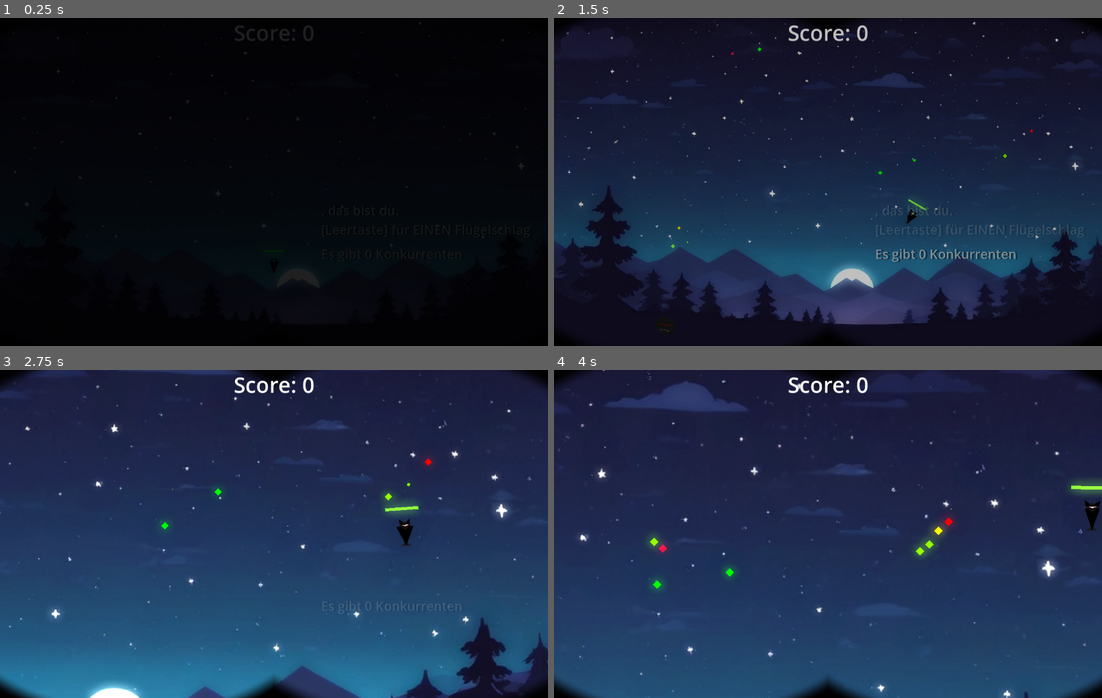
Above: before the commit, frames 1-4 (two rows, left to right).
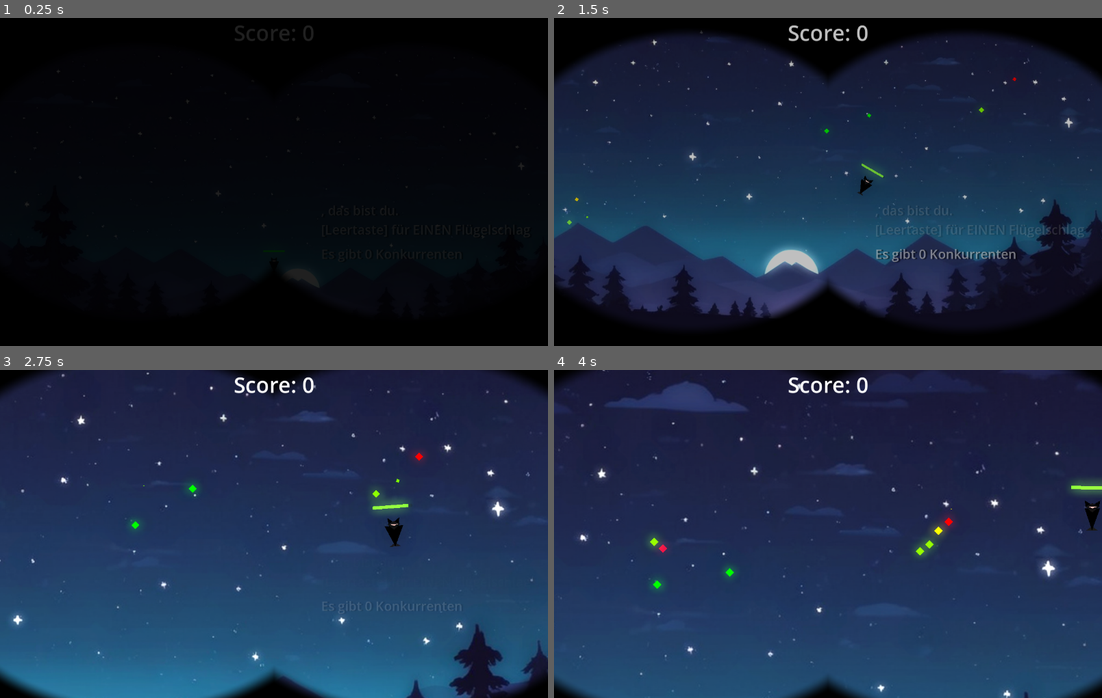
Above: after the commit, the same moments.

Repository: straightOn/FarthestBat
Game: Godot game, scene res://scenes/game.tscn
The game is run twice, just before and just after one commit, with the same random seed, the same clock (stepped at 60 frames per second) and the same inputs. This scene is started directly instead of the project's main scene. Sound files missing from this copy of the repository are replaced by a short silence.
Inputs:
- Up to frame 1 (0.25 s): no input
- Up to frame 2 (1.5 s): tap Enter (ui_accept) at 0.5, 0.77, 1.07 s; hold Right (ui_right) from 0.53 s (still down)
- Up to frame 3 (2.75 s): tap Enter (ui_accept) at 1.52, 1.82 s; release Right (ui_right) at 2.03 s; hold Left (ui_left) from 2.03 s (still down)
- Up to frame 4 (4 s): release Left (ui_left) at 2.78 s; hold Right (ui_right) from 2.78 s (still down); tap Enter (ui_accept) at 3.02, 3.32, 3.77 s

The runs differ from the first frame. In frame 1, less than 0.1% of the frame differs, in the area x 10-92%, y 1-83%; in frame 2, 27%, in the area x 0-100%, y 0-100%; in frame 3, 6.8%; in frame 4, nothing differs.

Commit message:
final tweaks

Diff:
--- a/character/bat.tscn
+++ b/character/bat.tscn
@@ -1,8 +1,8 @@
 [gd_scene load_steps=18 format=3 uid="uid://ckks5sxlrrs0p"]
 
 [ext_resource type="Script" path="res://character/bat.gd" id="1_ci34c"]
-[ext_resource type="AudioStream" uid="uid://beumdfb410dgg" path="res://assets/flap.mp3" id="2_u3q8y"]
-[ext_resource type="AudioStream" uid="uid://70i6fv1cp8ci" path="res://assets/collect.mp3" id="3_a2lcu"]
+[ext_resource type="AudioStream" uid="uid://beumdfb410dgg" path="res://assets/audio/flap.mp3" id="2_u3q8y"]
+[ext_resource type="AudioStream" uid="uid://70i6fv1cp8ci" path="res://assets/audio/collect.mp3" id="3_a2lcu"]
 
 [sub_resource type="ParticleProcessMaterial" id="ParticleProcessMaterial_dkodp"]
 spread = 150.0
--- a/character/ground_predator.tscn
+++ b/character/ground_predator.tscn
@@ -1,8 +1,8 @@
 [gd_scene load_steps=13 format=3 uid="uid://bg5uxie7ahylk"]
 
 [ext_resource type="Script" path="res://character/ground_predator.gd" id="1_g4ws5"]
-[ext_resource type="AudioStream" uid="uid://y71p5dhqpvvc" path="res://assets/snarl.mp3" id="2_ecqns"]
-[ext_resource type="AudioStream" uid="uid://bpdghl5v3dp5" path="res://assets/catched2.mp3" id="3_gm81a"]
+[ext_resource type="AudioStream" uid="uid://y71p5dhqpvvc" path="res://assets/audio/snarl.mp3" id="2_ecqns"]
+[ext_resource type="AudioStream" uid="uid://bpdghl5v3dp5" path="res://assets/audio/catched2.mp3" id="3_gm81a"]
 
 [sub_resource type="Curve" id="Curve_8cjsc"]
 _data = [Vector2(0, 0), 0.0, 0.0, 0, 0, Vector2(1, 1), 0.0, 0.0, 0, 0]
--- a/character/player.tscn
+++ b/character/player.tscn
@@ -29,7 +29,7 @@
 tracks/0/interp = 1
 tracks/0/loop_wrap = true
 tracks/0/keys = {
-"times": PackedFloat32Array(2, 3),
+"times": PackedFloat32Array(1, 3),
 "transitions": PackedFloat32Array(1, 1),
 "update": 0,
 "values": [Vector2(1, 1), Vector2(2, 2)]
--- a/helper/background_audio.tscn
+++ b/helper/background_audio.tscn
@@ -1,6 +1,6 @@
 [gd_scene load_steps=3 format=3 uid="uid://c7jgr71o1vk6k"]
 
-[ext_resource type="AudioStream" uid="uid://cvn14hv5u1snh" path="res://assets/background.mp3" id="1_41vr0"]
+[ext_resource type="AudioStream" uid="uid://cvn14hv5u1snh" path="res://assets/audio/background.mp3" id="1_41vr0"]
 [ext_resource type="Script" path="res://helper/background_audio.gd" id="2_focsw"]
 
 [node name="BackgroundAudio" type="AudioStreamPlayer"]
--- a/helper/scene_switcher.gd
+++ b/helper/scene_switcher.gd
@@ -4,11 +4,6 @@
 @export var use_sprite = false
 @onready var background = %Background
 @onready var sprite_2d = %Sprite2D
-
-func _process(delta):
-	if visible:
-		pass
-	pass
 
 func _ready() -> void:
 	if use_sprite:
--- a/helper/scene_switcher.tscn
+++ b/helper/scene_switcher.tscn
@@ -1,7 +1,7 @@
 [gd_scene load_steps=3 format=3 uid="uid://dxxeuitbw2hjh"]
 
 [ext_resource type="Script" path="res://helper/scene_switcher.gd" id="1_qc5lv"]
-[ext_resource type="Texture2D" uid="uid://ip6x04vaj5ue" path="res://assets/background.png" id="2_7tc54"]
+[ext_resource type="Texture2D" uid="uid://ip6x04vaj5ue" path="res://assets/art/background.png" id="2_7tc54"]
 
 [node name="SceneSwitcher" type="CanvasLayer"]
 script = ExtResource("1_qc5lv")
--- a/project.godot
+++ b/project.godot
@@ -13,8 +13,8 @@
 config/name="FarthestBat"
 run/main_scene="res://scenes/start.tscn"
 config/features=PackedStringArray("4.2", "GL Compatibility")
-boot_splash/image="res://assets/background.png"
-config/icon="res://assets/icon.png"
+boot_splash/image="res://assets/art/background.png"
+config/icon="res://assets/art/icon.png"
 
 [autoload]
 
--- a/scenes/game.gd
+++ b/scenes/game.gd
@@ -16,6 +16,7 @@
 @onready var info_box = %Info
 @onready var cheat = %Cheat
 @onready var general = %General
+@onready var spy_glass_overlay = %SpyGlassOverlay
 
 
 var score = 0
@@ -35,6 +36,7 @@
 		player.enable_endless_stamina()
 	player.player_scored.connect(on_player_scored)
 	player.zoom()
+	spy_glass_overlay.zoom()
 
 func on_player_scored(amount: int):
 	ui.update_score(amount)
--- a/scenes/game_over.tscn
+++ b/scenes/game_over.tscn
@@ -4,7 +4,7 @@
 [ext_resource type="Script" path="res://scenes/game_over.gd" id="1_fwl5q"]
 [ext_resource type="PackedScene" uid="uid://dpfykxenl6jar" path="res://world/fire_fly_container.tscn" id="2_rdxsa"]
 [ext_resource type="PackedScene" uid="uid://dxxeuitbw2hjh" path="res://helper/scene_switcher.tscn" id="3_03j37"]
-[ext_resource type="AudioStream" uid="uid://ci85yy7o1bjyd" path="res://assets/cheer.mp3" id="5_o156l"]
+[ext_resource type="AudioStream" uid="uid://ci85yy7o1bjyd" path="res://assets/audio/cheer.mp3" id="5_o156l"]
 
 [sub_resource type="LabelSettings" id="LabelSettings_k18jl"]
 font_size = 80
--- a/scenes/start.gd
+++ b/scenes/start.gd
@@ -1,6 +1,5 @@
 extends Node2D
 
-@onready var spy_glass = preload("res://assets/spyglass.png")
 @onready var ai_bat_scene = preload("res://character/ai_bat.tscn")
 @onready var player_name: LineEdit = %PlayerName
 @onready var scene_switcher: SceneSwitcher = %SceneSwitcher
--- a/world/firefly_spawner.tscn
+++ b/world/firefly_spawner.tscn
@@ -1,7 +1,7 @@
 [gd_scene load_steps=4 format=3 uid="uid://bhkbqk1g6n4fc"]
 
 [ext_resource type="Script" path="res://world/firefly_spawner.gd" id="1_q5nxt"]
-[ext_resource type="AudioStream" uid="uid://dunwo7brm2ta1" path="res://assets/zing.mp3" id="2_h8bl6"]
+[ext_resource type="AudioStream" uid="uid://dunwo7brm2ta1" path="res://assets/audio/zing.mp3" id="2_h8bl6"]
 
 [sub_resource type="RectangleShape2D" id="RectangleShape2D_s5if7"]
 size = Vector2(100, 100)
--- /dev/null
+++ b/world/spy_glass_overlay.gd
@@ -0,0 +1,6 @@
+extends CanvasLayer
+
+@onready var spyglass_animation = %SpyglassAnimation
+
+func zoom():
+	spyglass_animation.play("zoom")
--- a/world/spy_glass_overlay.tscn
+++ b/world/spy_glass_overlay.tscn
@@ -1,13 +1,14 @@
-[gd_scene load_steps=4 format=3 uid="uid://bon7cove46jc4"]
+[gd_scene load_steps=8 format=3 uid="uid://bon7cove46jc4"]
 
 [ext_resource type="Shader" path="res://shader/spy_glass_overlay.gdshader" id="1_i3n77"]
+[ext_resource type="Script" path="res://world/spy_glass_overlay.gd" id="1_ihoms"]
 
 [sub_resource type="ShaderMaterial" id="ShaderMaterial_730n4"]
 shader = ExtResource("1_i3n77")
 shader_parameter/player_position = Vector2(0.5, 0.5)
 shader_parameter/color = Color(0, 0, 0, 1)
 shader_parameter/MULTIPLIER = 1.5
-shader_parameter/SCALE = 4.0
+shader_parameter/SCALE = 3.0
 shader_parameter/SOFTNESS = 0.22
 
 [sub_resource type="ShaderMaterial" id="ShaderMaterial_7us5y"]
@@ -15,10 +16,72 @@
 shader_parameter/player_position = Vector2(0.5, 0.5)
 shader_parameter/color = Color(0, 0, 0, 1)
 shader_parameter/MULTIPLIER = 1.5
-shader_parameter/SCALE = 4.0
+shader_parameter/SCALE = 3.0
 shader_parameter/SOFTNESS = 0.22
 
+[sub_resource type="Animation" id="Animation_lrvja"]
+resource_name = "zoom"
+length = 3.0
+tracks/0/type = "value"
+tracks/0/imported = false
+tracks/0/enabled = true
+tracks/0/path = NodePath("Left:material:shader_parameter/SCALE")
+tracks/0/interp = 1
+tracks/0/loop_wrap = true
+tracks/0/keys = {
+"times": PackedFloat32Array(1, 3),
+"transitions": PackedFloat32Array(1, 1),
+"update": 0,
+"values": [3.0, 4.0]
+}
+tracks/1/type = "value"
+tracks/1/imported = false
+tracks/1/enabled = true
+tracks/1/path = NodePath("Right:material:shader_parameter/SCALE")
+tracks/1/interp = 1
+tracks/1/loop_wrap = true
+tracks/1/keys = {
+"times": PackedFloat32Array(1, 3),
+"transitions": PackedFloat32Array(1, 1),
+"update": 0,
+"values": [3.0, 4.0]
+}
+
+[sub_resource type="Animation" id="Animation_ebhfn"]
+length = 0.001
+tracks/0/type = "value"
+tracks/0/imported = false
+tracks/0/enabled = true
+tracks/0/path = NodePath("Left:material:shader_parameter/SCALE")
+tracks/0/interp = 1
+tracks/0/loop_wrap = true
+tracks/0/keys = {
+"times": PackedFloat32Array(0),
+"transitions": PackedFloat32Array(1),
+"update": 0,
+"values": [3.0]
+}
+tracks/1/type = "value"
+tracks/1/imported = false
+tracks/1/enabled = true
+tracks/1/path = NodePath("Right:material:shader_parameter/SCALE")
+tracks/1/interp = 1
+tracks/1/loop_wrap = true
+tracks/1/keys = {
+"times": PackedFloat32Array(0),
+"transitions": PackedFloat32Array(1),
+"update": 0,
+"values": [3.0]
+}
+
+[sub_resource type="AnimationLibrary" id="AnimationLibrary_351hq"]
+_data = {
+"RESET": SubResource("Animation_ebhfn"),
+"zoom": SubResource("Animation_lrvja")
+}
+
 [node name="SpyGlassOverlay" type="CanvasLayer"]
+script = ExtResource("1_ihoms")
 
 [node name="Left" type="ColorRect" parent="."]
 material = SubResource("ShaderMaterial_730n4")
@@ -37,3 +100,9 @@
 offset_bottom = 768.0
 grow_horizontal = 0
 color = Color(0, 0, 0, 1)
+
+[node name="SpyglassAnimation" type="AnimationPlayer" parent="."]
+unique_name_in_owner = true
+libraries = {
+"": SubResource("AnimationLibrary_351hq")
+}
--- a/world/ui.tscn
+++ b/world/ui.tscn
@@ -1,87 +1,7 @@
 [gd_scene load_steps=9 format=3 uid="uid://d2r6p1wjgwg6c"]
 
 [ext_resource type="Script" path="res://world/ui.gd" id="1_o16fx"]
-[ext_resource type="Texture2D" uid="uid://ip6x04vaj5ue" path="res://assets/background.png" id="2_otath"]
-
-[sub_resource type="Animation" id="Animation_gein3"]
-resource_name = "finished"
-length = 6.0
-tracks/0/type = "value"
-tracks/0/imported = false
-tracks/0/enabled = true
-tracks/0/path = NodePath("ScoreLabel:label_settings:font_size")
-tracks/0/interp = 1
-tracks/0/loop_wrap = true
-tracks/0/keys = {
-"times": PackedFloat32Array(0, 5),
-"transitions": PackedFloat32Array(1, 1),
-"update": 0,
-"values": [50, 150]
-}
-tracks/1/type = "value"
-tracks/1/imported = false
-tracks/1/enabled = true
-tracks/1/path = NodePath("ScoreLabel:size")
-tracks/1/interp = 1
-tracks/1/loop_wrap = true
-tracks/1/keys = {
-"times": PackedFloat32Array(0, 5),
-"transitions": PackedFloat32Array(1, 1),
-"update": 0,
-"values": [Vector2(1280, 69), Vector2(1280, 768)]
-}
-tracks/2/type = "value"
-tracks/2/imported = false
-tracks/2/enabled = true
-tracks/2/path = NodePath("FinishedBG:modulate")
-tracks/2/interp = 1
-tracks/2/loop_wrap = true
-tracks/2/keys = {
-"times": PackedFloat32Array(3, 5),
-"transitions": PackedFloat32Array(1, 1),
-"update": 0,
-"values": [Color(1, 1, 1, 0), Color(1, 1, 1, 1)]
-}
-
-[sub_resource type="Animation" id="Animation_ytrcc"]
-resource_name = "pulse_red"
-length = 0.2
-tracks/0/type = "value"
-tracks/0/imported = false
-tracks/0/enabled = true
-tracks/0/path = NodePath("ScoreLabel:modulate")
-tracks/0/interp = 1
-tracks/0/loop_wrap = true
-tracks/0/keys = {
-"times": PackedFloat32Array(0, 0.1, 0.2),
-"transitions": PackedFloat32Array(1, 1, 1),
-"update": 0,
-"values": [Color(1, 1, 1, 1), Color(1, 0, 0, 1), Color(1, 1, 1, 1)]
-}
-tracks/1/type = "value"
-tracks/1/imported = false
-tracks/1/enabled = true
-tracks/1/path = NodePath("ScoreLabel:label_settings:font_size")
-tracks/1/interp = 1
-tracks/1/loop_wrap = true
-tracks/1/keys = {
-"times": PackedFloat32Array(0, 0.1, 0.2),
-"transitions": PackedFloat32Array(1, 1, 1),
-"update": 0,
-"values": [50, 60, 50]
-}
-tracks/2/type = "value"
-tracks/2/imported = false
-tracks/2/enabled = true
-tracks/2/path = NodePath("ScoreLabel:size")
-tracks/2/interp = 1
-tracks/2/loop_wrap = true
-tracks/2/keys = {
-"times": PackedFloat32Array(0),
-"transitions": PackedFloat32Array(1),
-"update": 0,
-"values": [Vector2(1280, 69)]
-}
+[ext_resource type="Texture2D" uid="uid://ip6x04vaj5ue" path="res://assets/art/background.png" id="2_otath"]
 
 [sub_resource type="LabelSettings" id="LabelSettings_5yv4h"]
 font_size = 50
@@ -137,6 +57,46 @@
 "values": [Color(1, 1, 1, 0)]
 }
 
+[sub_resource type="Animation" id="Animation_gein3"]
+resource_name = "finished"
+length = 6.0
+tracks/0/type = "value"
+tracks/0/imported = false
+tracks/0/enabled = true
+tracks/0/path = NodePath("ScoreLabel:label_settings:font_size")
+tracks/0/interp = 1
+tracks/0/loop_wrap = true
+tracks/0/keys = {
+"times": PackedFloat32Array(0, 5),
+"transitions": PackedFloat32Array(1, 1),
+"update": 0,
+"values": [50, 150]
+}
+tracks/1/type = "value"
+tracks/1/imported = false
+tracks/1/enabled = true
+tracks/1/path = NodePath("ScoreLabel:size")
+tracks/1/interp = 1
+tracks/1/loop_wrap = true
+tracks/1/keys = {
+"times": PackedFloat32Array(0, 5),
+"transitions": PackedFloat32Array(1, 1),
+"update": 0,
+"values": [Vector2(1280, 69), Vector2(1280, 768)]
+}
+tracks/2/type = "value"
+tracks/2/imported = false
+tracks/2/enabled = true
+tracks/2/path = NodePath("FinishedBG:modulate")
+tracks/2/interp = 1
+tracks/2/loop_wrap = true
+tracks/2/keys = {
+"times": PackedFloat32Array(3, 5),
+"transitions": PackedFloat32Array(1, 1),
+"update": 0,
+"values": [Color(1, 1, 1, 0), Color(1, 1, 1, 1)]
+}
+
 [sub_resource type="Animation" id="Animation_n7csx"]
 resource_name = "pulse_green"
 length = 0.2
@@ -151,6 +111,46 @@
 "transitions": PackedFloat32Array(1, 1, 1),
 "update": 0,
 "values": [Color(1, 1, 1, 1), Color(0, 1, 0, 1), Color(1, 1, 1, 1)]
+}
+tracks/1/type = "value"
+tracks/1/imported = false
+tracks/1/enabled = true
+tracks/1/path = NodePath("ScoreLabel:label_settings:font_size")
+tracks/1/interp = 1
+tracks/1/loop_wrap = true
+tracks/1/keys = {
+"times": PackedFloat32Array(0, 0.1, 0.2),
+"transitions": PackedFloat32Array(1, 1, 1),
+"update": 0,
+"values": [50, 60, 50]
+}
+tracks/2/type = "value"
+tracks/2/imported = false
+tracks/2/enabled = true
+tracks/2/path = NodePath("ScoreLabel:size")
+tracks/2/interp = 1
+tracks/2/loop_wrap = true
+tracks/2/keys = {
+"times": PackedFloat32Array(0),
+"transitions": PackedFloat32Array(1),
+"update": 0,
+"values": [Vector2(1280, 69)]
+}
+
+[sub_resource type="Animation" id="Animation_ytrcc"]
+resource_name = "pulse_red"
+length = 0.2
+tracks/0/type = "value"
+tracks/0/imported = false
+tracks/0/enabled = true
+tracks/0/path = NodePath("ScoreLabel:modulate")
+tracks/0/interp = 1
+tracks/0/loop_wrap = true
+tracks/0/keys = {
+"times": PackedFloat32Array(0, 0.1, 0.2),
+"transitions": PackedFloat32Array(1, 1, 1),
+"update": 0,
+"values": [Color(1, 1, 1, 1), Color(1, 0, 0, 1), Color(1, 1, 1, 1)]
 }
 tracks/1/type = "value"
 tracks/1/imported = false
--- a/world/world.tscn
+++ b/world/world.tscn
@@ -1,6 +1,6 @@
 [gd_scene load_steps=7 format=3 uid="uid://bwjwjc317hhkf"]
 
-[ext_resource type="Texture2D" uid="uid://ip6x04vaj5ue" path="res://assets/background.png" id="1_af8rd"]
+[ext_resource type="Texture2D" uid="uid://ip6x04vaj5ue" path="res://assets/art/background.png" id="1_af8rd"]
 
 [sub_resource type="WorldBoundaryShape2D" id="WorldBoundaryShape2D_v01u3"]
 
Renamed: assets/background.png -> assets/art/background.png
Not shown, changed: assets/art/background.png.import
Renamed: assets/icon.png -> assets/art/icon.png
Not shown, changed: assets/art/icon.png.import
Renamed: assets/icon.svg -> assets/art/icon.svg
Not shown, changed: assets/art/icon.svg.import
Renamed: assets/spyglass.png -> assets/art/spyglass.png
Not shown, changed: assets/art/spyglass.png.import
Not shown, added: assets/audio/background.mp3.import
Not shown, added: assets/audio/catched1.mp3.import
Not shown, added: assets/audio/catched2.mp3.import
Not shown, added: assets/audio/cheer.mp3.import
(and 23 more such lines)
